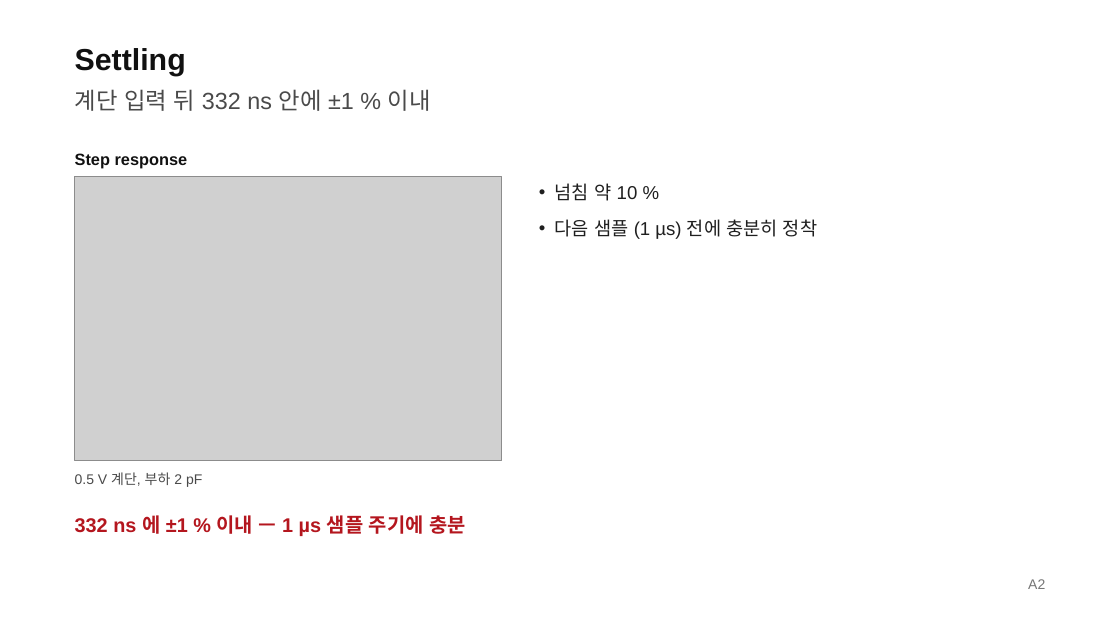
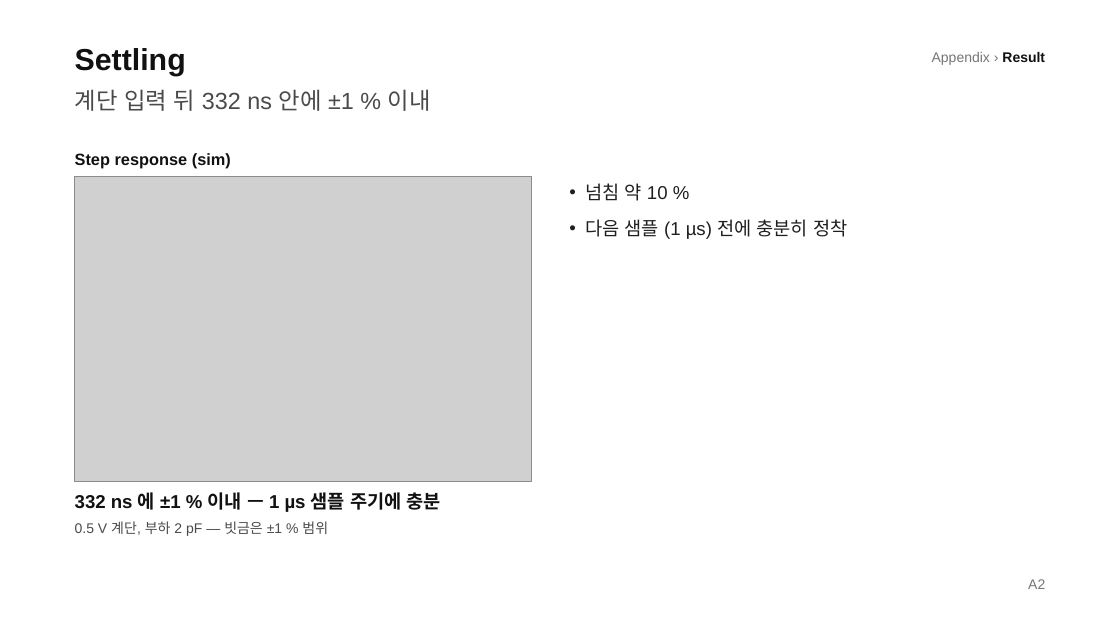
Before and after one commit to Coxwoo/simple-pt-jsw, a slide deck: slide 15 of example/demo_amp.pptx (slide 11 before the commit). Drawn at 1120x630 pixels with LibreOffice and Linux fonts; fonts in the diff are those of the drawing; grey boxes stand for pictures. Boxes give left, top, right and bottom in pixels: in the first picture for what was removed or moved away, otherwise in the second. Text is boxed around its words. In the diff, an @@ line names an element or a change of style, - is before the commit and + after.

```diff
--- a/example/demo_amp.pptx
+++ b/example/demo_amp.pptx
@@ text added at [932,52,1045,65], 12 pt, text #767676 @@
+Appendix › Result
@@ text at [75,153,231,169]: text changed @@
-Step response
+Step response (sim)
@@ picture: place and size @@
-picture at [75,176,502,461]
+picture at [75,176,532,481]
@@ text "넘침 약 10 %": place and size @@
-text "넘침 약 10 %" at [555,183,817,239]
+text "넘침 약 10 %" at [585,183,847,239]
@@ text "332 ns 에 ±1 % ...": place and size @@
-text "332 ns 에 ±1 % ..." at [75,515,466,536]
+text "332 ns 에 ±1 % ..." at [75,492,441,512]
@@ text "332 ns 에 ±1 % ..." at [75,492,441,512]: size 17 to 16 pt, text colour #B4161E to #111111; line spacing 22.1pt to 20.8pt @@
@@ text at [75,521,328,536]: text changed @@
-0.5 V 계단, 부하 2 pF
+0.5 V 계단, 부하 2 pF — 빗금은 ±1 % 범위
```
Also in this commit, not shown: 9 other slides changed, 4 slides added, 32 other files.
